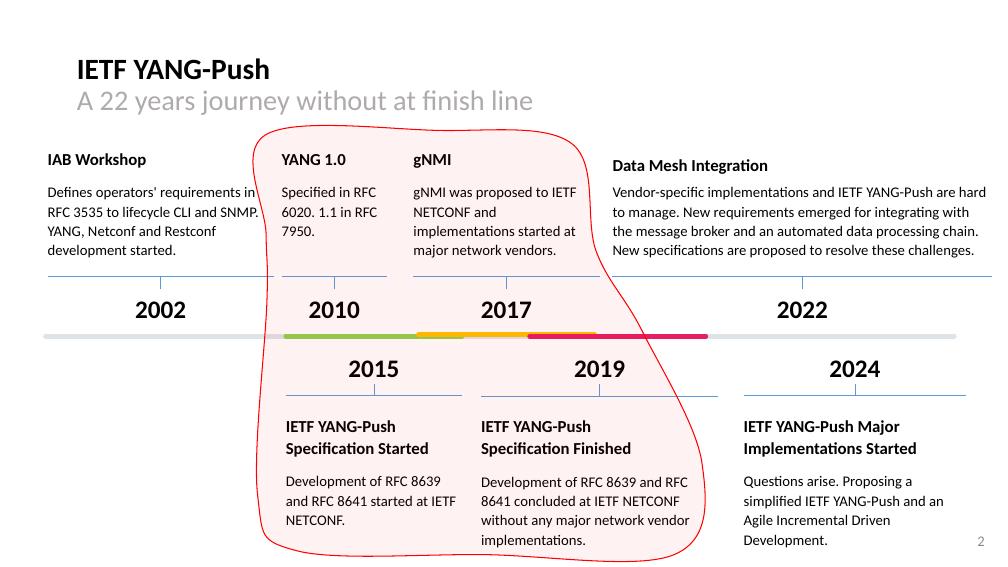
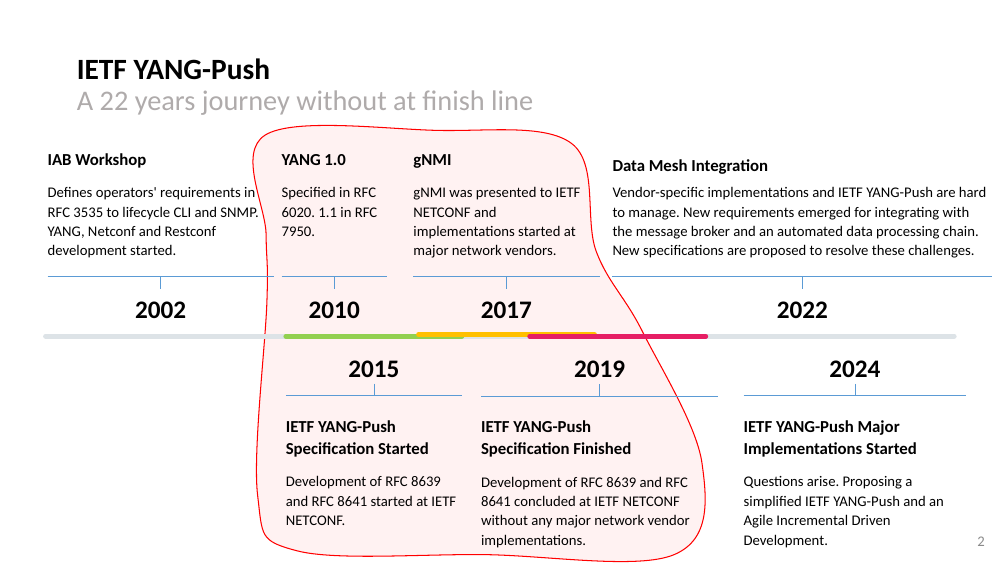
Before and after one commit to network-analytics/ietf-network-analytics-document-status, a slide deck: slide 2 of 122/NEMOPS/IAB NEMOPS - YANG-Push - Agile Incremental Driven Development.pptx. Drawn at 1008x567 pixels with LibreOffice and Linux fonts; fonts in the diff are those of the drawing. Boxes give left, top, right and bottom in pixels: in the first picture for what was removed or moved away, otherwise in the second. Text is boxed around its words. In the diff, an @@ line names an element or a change of style, - is before the commit and + after.

```diff
--- a/122/NEMOPS/IAB NEMOPS - YANG-Push - Agile Incremental Driven Development.pptx
+++ b/122/NEMOPS/IAB NEMOPS - YANG-Push - Agile Incremental Driven Development.pptx
@@ text at (413,186,581,258): text changed @@
-gNMI was proposed to IETF NETCONF and implementations started at major network vendors.
+gNMI was presented to IETF NETCONF and implementations started at major network vendors.
```
Also in this commit, not shown: 2 other slides changed, 1 slide removed, 1 other file.
